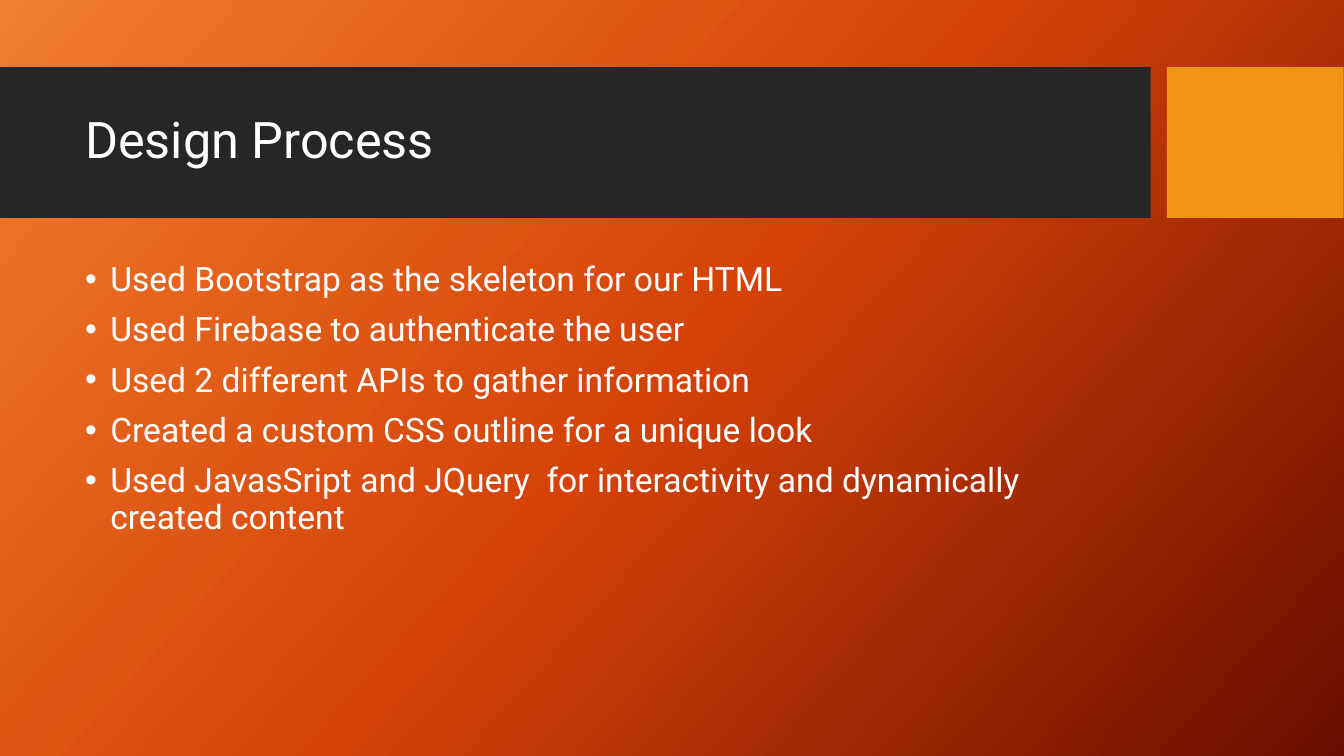
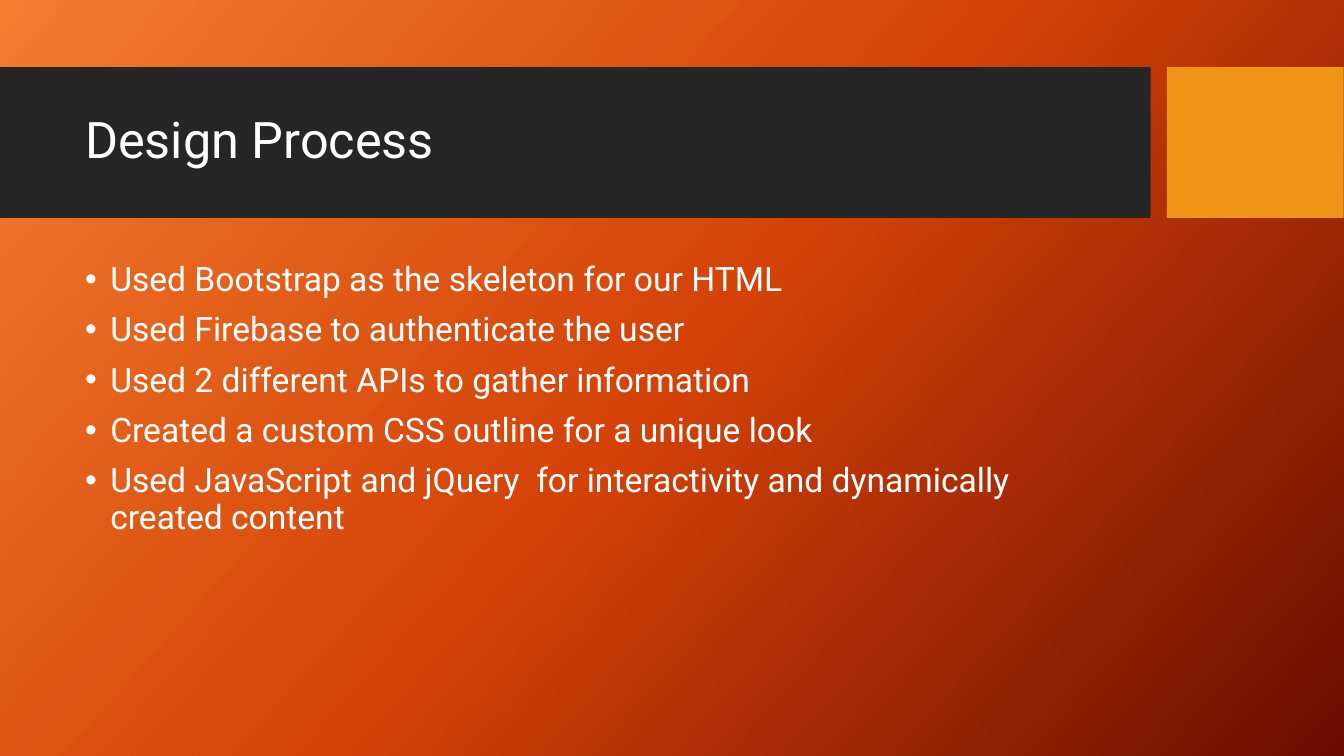
Before and after one commit to ryanpauldev/project_1, a slide deck: slide 4 of beer_id_presentation.pptx. Drawn at 1344x756 pixels with LibreOffice and Linux fonts; fonts in the diff are those of the drawing; background and template pictures are left out. Boxes give left, top, right and bottom in pixels: in the first picture for what was removed or moved away, otherwise in the second. Text is boxed around its words. In the diff, an @@ line names an element or a change of style, - is before the commit and + after.

```diff
--- a/beer_id_presentation.pptx
+++ b/beer_id_presentation.pptx
@@ text at (x1=110, y1=466, x2=1009, y2=530): text changed @@
-• Used JavasSript and JQuery for interactivity and dynamically created content
+• Used JavaScript and jQuery for interactivity and dynamically created content
```
Also in this commit, not shown: 3 other slides changed.
